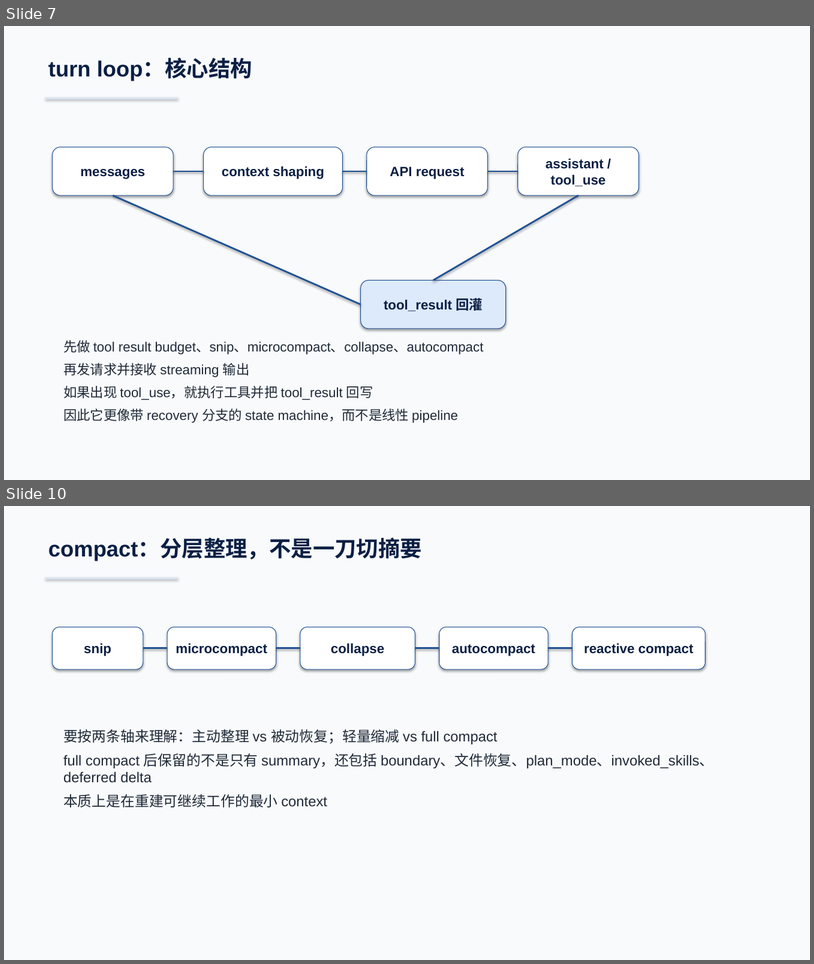
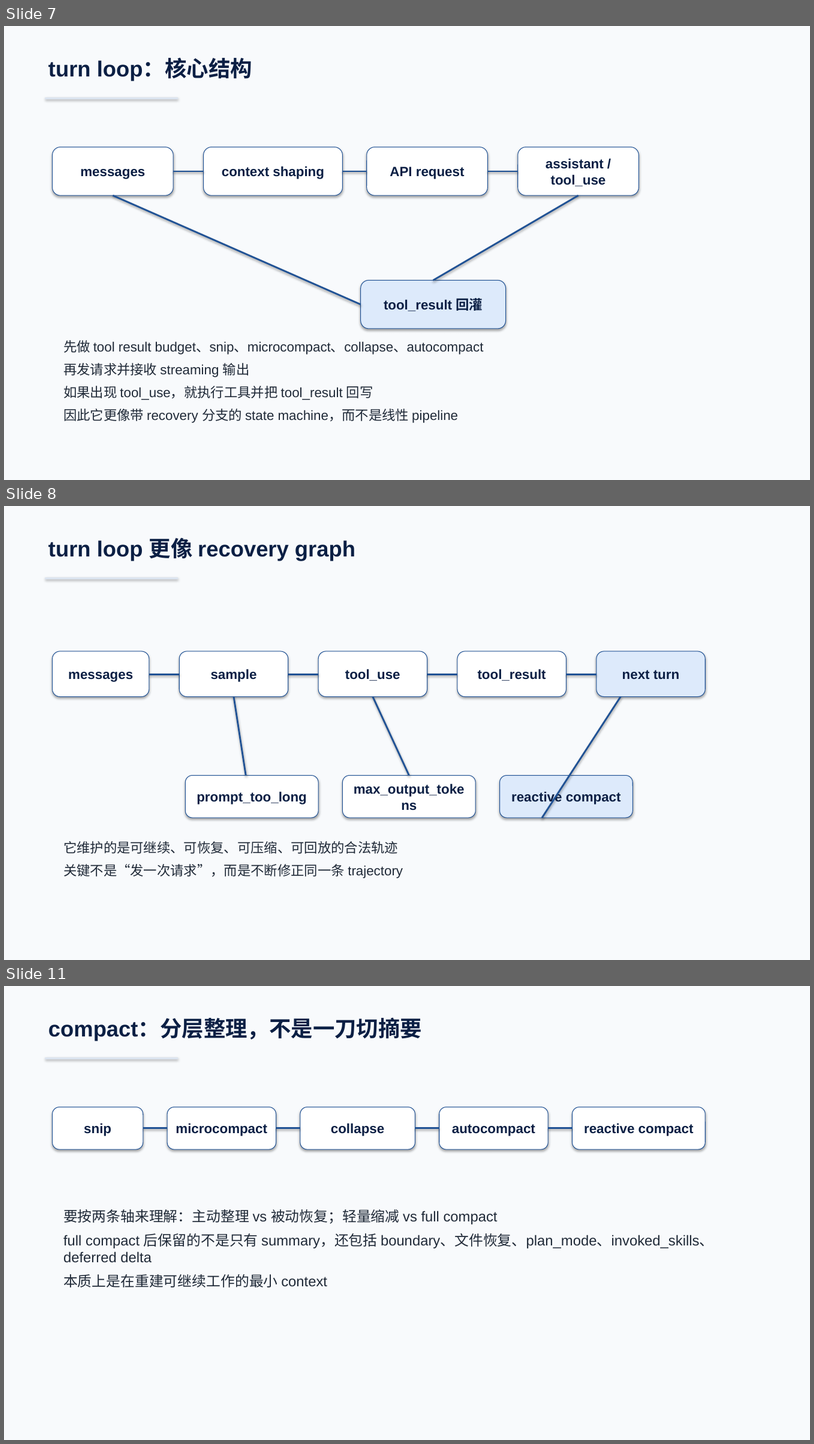
Before and after one commit to boboliu-1010/ccode, a slide deck: docs/zh/00-代码总览与运行时走读-WPS兼容版.pptx. Shown one above the other, each under a label of ours: slides 7 and 10 before the commit, slides 7, 8 and 11 after it; the slides between them are not shown. The pictures are 814x964 and 814x1444 pixels, drawn with LibreOffice and Linux fonts; fonts in the diff are those of the drawing. Boxes give left, top, right and bottom in pixels: in the first picture for what was removed or moved away, otherwise in the second. Text is boxed around its words. In the diff, an @@ line names an element or a change of style, - is before the commit and + after.

```diff
--- a/docs/zh/00-代码总览与运行时走读-WPS兼容版.pptx
+++ b/docs/zh/00-代码总览与运行时走读-WPS兼容版.pptx
@@ slide 8 added at box(4, 506, 810, 960), background #F8FAFC @@
@@ text added at box(48, 538, 356, 561), 26 pt, text #0B1F44, bold @@
+turn loop 更像 recovery graph
@@ rectangle added at box(45, 577, 178, 579), fill #DBE4F0 @@
@@ rounded rectangle added at box(53, 651, 149, 697), fill #FFFFFF, outline #205295 0.75 pt, 16 pt, text #0B1F44, bold @@
+messages
@@ rounded rectangle added at box(179, 651, 288, 697), fill #FFFFFF, outline #205295 0.75 pt, 16 pt, text #0B1F44, bold @@
+sample
@@ rounded rectangle added at box(318, 651, 428, 697), fill #FFFFFF, outline #205295 0.75 pt, 16 pt, text #0B1F44, bold @@
+tool_use
@@ rounded rectangle added at box(458, 651, 567, 697), fill #FFFFFF, outline #205295 0.75 pt, 16 pt, text #0B1F44, bold @@
+tool_result
@@ rounded rectangle added at box(597, 651, 706, 697), fill #DDEAFB, outline #205295 0.75 pt, 16 pt, text #0B1F44, bold @@
+next turn
@@ line added from (149, 674) to (179, 674), #205295 2 pt @@
@@ line added from (288, 674) to (318, 674), #205295 2 pt @@
@@ line added from (428, 674) to (458, 674), #205295 2 pt @@
@@ line added from (567, 674) to (597, 674), #205295 2 pt @@
@@ line added from (234, 697) to (246, 775), #205295 2 pt @@
@@ line added from (373, 697) to (410, 775), #205295 2 pt @@
@@ line added from (542, 817) to (621, 697), #205295 2 pt @@
@@ rounded rectangle added at box(185, 775, 318, 817), fill #FFFFFF, outline #205295 0.75 pt, 16 pt, text #0B1F44, bold @@
+prompt_too_long
@@ rounded rectangle added at box(343, 775, 476, 817), fill #FFFFFF, outline #205295 0.75 pt, 16 pt, text #0B1F44, bold @@
+max_output_tokens
@@ rounded rectangle added at box(500, 775, 633, 817), fill #DDEAFB, outline #205295 0.75 pt, 16 pt, text #0B1F44, bold @@
+reactive compact
@@ text added at box(63, 841, 403, 878), 16 pt, text #1F2937 @@
+它维护的是可继续、可恢复、可压缩、可回放的合法轨迹
+关键不是“发一次请求”，而是不断修正同一条 trajectory
@@ what was slide 10 is now slide 11 @@
```
Also in this commit, not shown: 2 slides changed, 7 other slides added, 3 slides removed, 1 other file.
